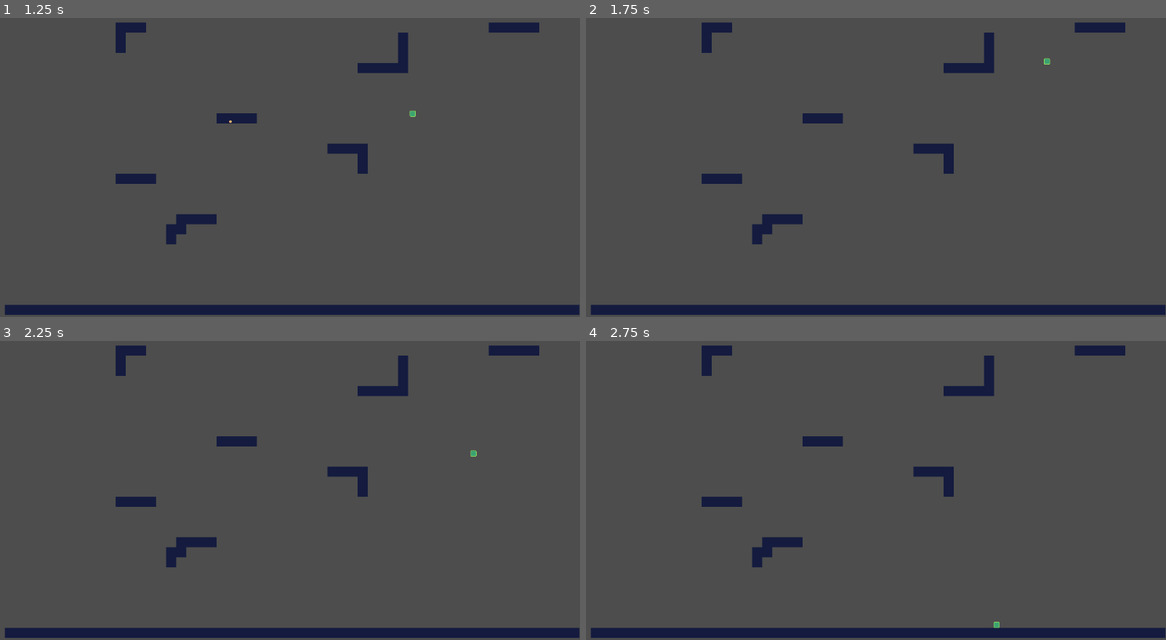
Above: before the commit, frames 1-4 (two rows, left to right).
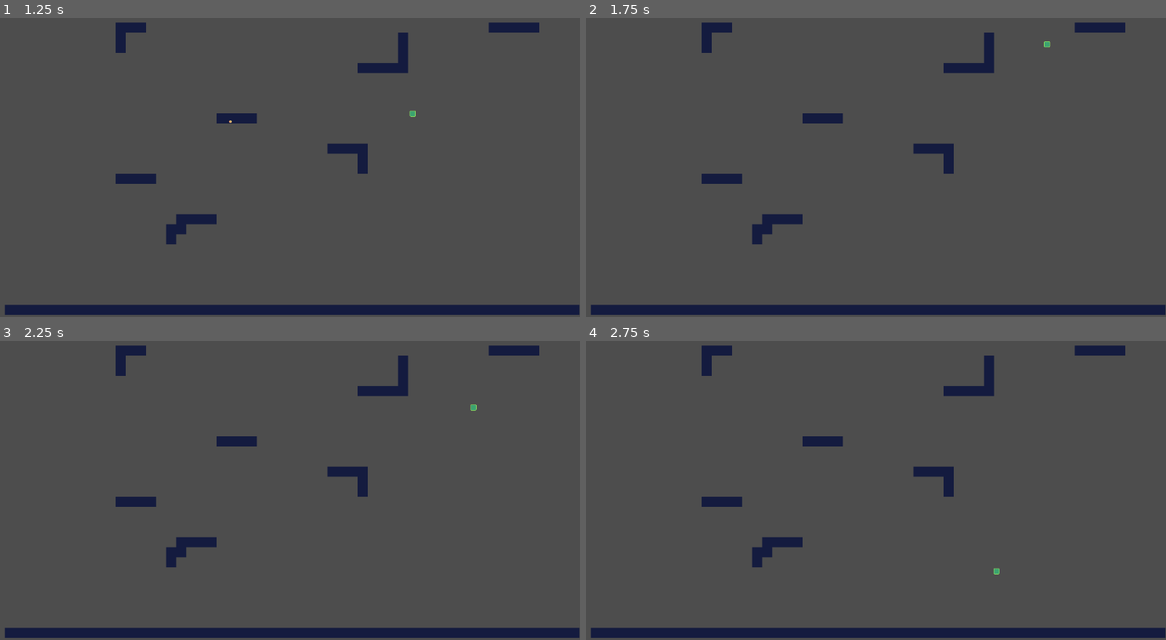
Above: after the commit, the same moments.

Repository: philippeVoNam/so-you-think-you-scale
Game: Godot game, scene res://src/scenes/level.tscn
Two runs of this game, one before a commit and one after it. Both use one fixed random seed, a clock stepped at 60 frames per second and the inputs below.
Inputs:
- Up to frame 1 (1.25 s): tap Enter (ui_accept) at 0.5, 0.77 s; hold Right (ui_right) from 0.53 s (still down); hold C (hook) from 0.53 s (still down)
- Up to frame 2 (1.75 s): keep holding Right (ui_right); tap Enter (ui_accept) at 1.25, 1.52 s; release C (hook) at 1.28 s; tap C (hook) at 1.35 s
- Up to frame 3 (2.25 s): tap Enter (ui_accept) at 2 s; release Right (ui_right) at 2.03 s; hold Left (ui_left) from 2.03 s (still down); hold C (hook) from 2.03 s (still down)
- Up to frame 4 (2.75 s): keep holding Left (ui_left); keep holding C (hook)

Frame 1 is identical in both runs. In frame 2, less than 0.1% of the frame differs, in the area x 78-81%, y 7-16%; in frame 3, less than 0.1%, in the area x 81-83%, y 21-39%; in frame 4, less than 0.1%.

Commit message:
fix the impulse

Diff:
--- a/src/scripts/player.gd
+++ b/src/scripts/player.gd
@@ -61,7 +61,6 @@
 	self.angle += self.angularVelocity
 
 	self.position = self.hook.position + Vector2(rLength * sin(self.angle), rLength * cos(self.angle))
-	print(velocity)
 
 func _process(delta):
 	if Input.is_action_pressed("hook"):
@@ -80,13 +79,12 @@
 
 	elif Input.is_action_just_released("hook"):
 		self.hook.queue_free()
-
+		self.state = STATES.UNHOOKED
 		firstFlag = true
 
 		# add impulse
 		var direction = Input.get_axis("ui_left", "ui_right")
-		velocity += Vector2(direction * 500,-1550)
-		self.state = STATES.UNHOOKED
+		velocity = Vector2(direction * 500,-1550) # we dont do += because we want it to always be this impulse as the first velocity for it, the gravity will take care of the rest after
 
 func set_initial_angle():
 	if firstFlag:
